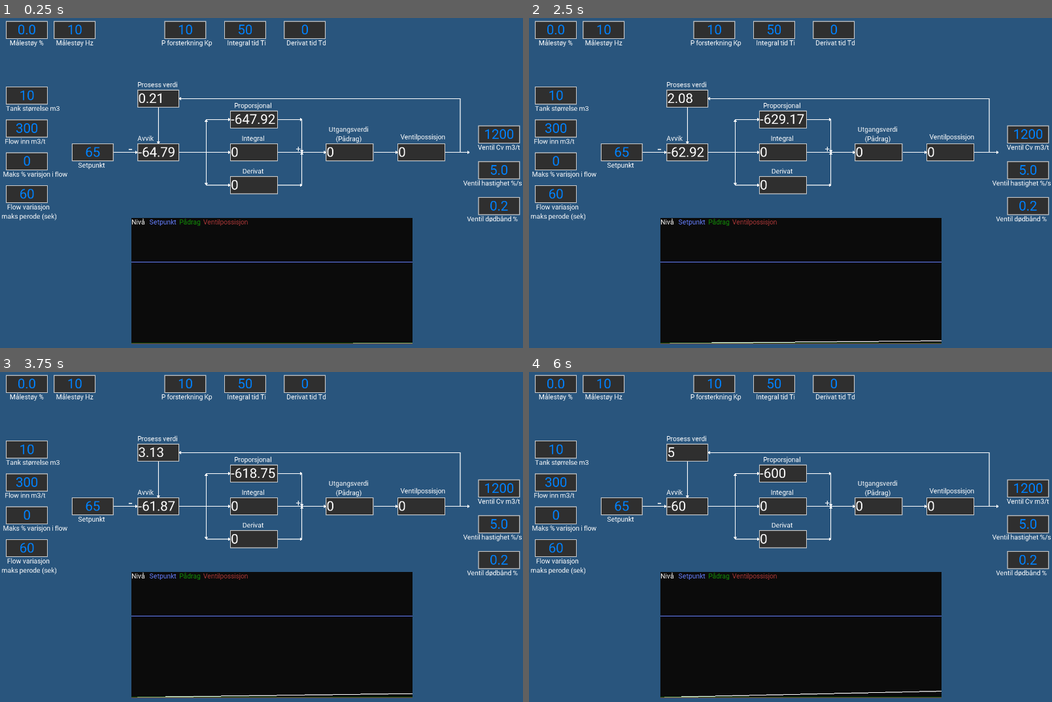
Above: before the commit, frames 1-4 (two rows, left to right).
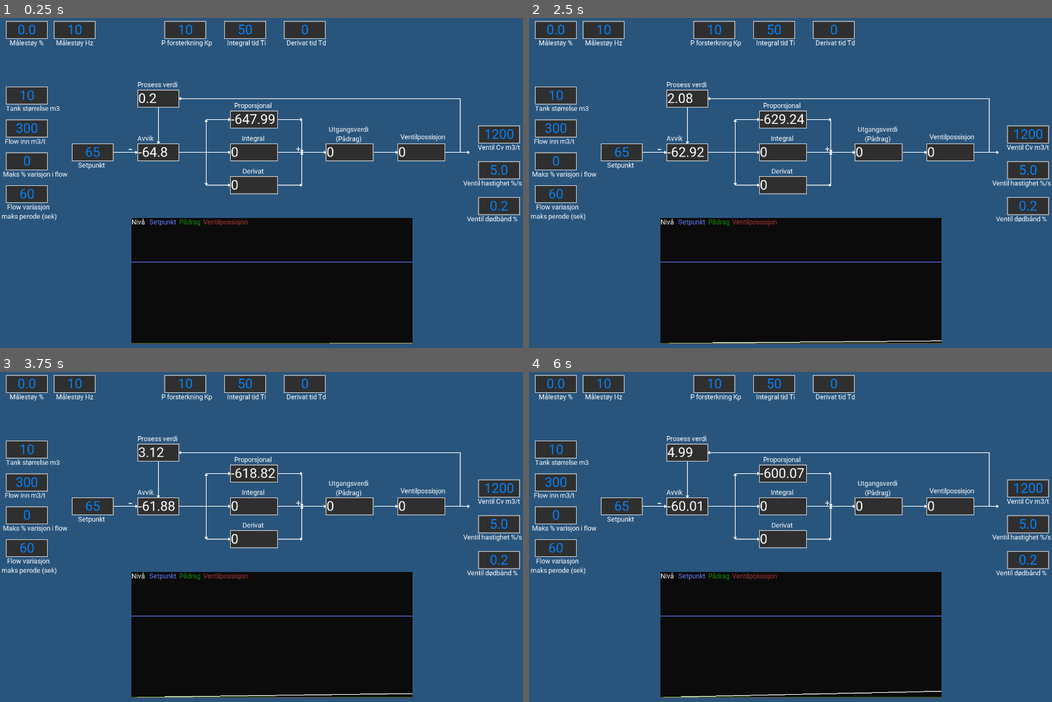
Above: after the commit, the same moments.

Repository: Keroflux/PIDsimulator
Game: Godot game, scene res://PIDsim.tscn
Same seed, same stepped clock (60 frames per second), same inputs: the game is played once before the commit and once after it.
Inputs:
- Up to frame 1 (0.25 s): no input
- Up to frame 2 (2.5 s): no input
- Up to frame 3 (3.75 s): no input
- Up to frame 4 (6 s): no input

The runs differ from the first frame. In frame 1, less than 0.1% of the frame differs, in the area x 30-68%, y 22-99%; in frame 2, less than 0.1%; in frame 3, less than 0.1%; in frame 4, 0.2%, in the area x 25-79%, y 22-99%.

Commit message:
Tatt i bruk tween for flow variasjon

Diff:
--- a/PIDsim.gd
+++ b/PIDsim.gd
@@ -8,10 +8,11 @@
 var level_noise: float = 0.0
 var current_noise: float = 0.0
 var noise_hz: int = 10
-var flow_variation: float = 10.0
+var flow_variation: float = 0.0
+var old_flow_variation = 0.0
 var flow_var: float = 0.0
 var flow_var_max: float = 0.0
-var flow_var_time: float = 1.0
+var flow_var_time: float = 0.0
 var flow_var_max_time: float = 60.0
 var time: float = 0.0
 var random: bool = false
@@ -19,7 +20,9 @@
 
 
 func _ready():
+	randomize()
 	prosessverdi = get_node("Blokkdiagram/ProsessVerdi")
+	random_flow()
 
 
 func _physics_process(delta):
@@ -27,20 +30,19 @@
 	if Engine.get_frames_drawn() % Engine.iterations_per_second / noise_hz == 0:
 		current_noise = rand_range(level_noise, -level_noise)
 
-	if flow_var_max > 0:
-		flow_var =  flow_variation * sin(time * flow_var_time)
-		if flow_var - abs(flow_var) == 0 and random:
-			flow_variation = rand_range(1, inflow * flow_var_max)
-			flow_var_time = rand_range(flow_var_max_time, 1)
-			time = 0
-			random = false
-		elif not flow_var - abs(flow_var) == 0 and not random:
-			random = true
-
+	print(flow_variation)
 	innhold += ((inflow + flow_var) * delta / 3600) - (outflow * delta / 3600)
 	level = (innhold / volum * 100) + current_noise
 	prosessverdi.prosess_verdi = level
 
+
+func random_flow():
+	old_flow_variation = flow_variation
+	flow_var_time = rand_range(0, flow_var_max_time)
+	flow_variation = rand_range(-inflow * flow_var_max, inflow * flow_var_max)
+	if flow_var_max > 0:
+		$Tween.interpolate_property(self, "flow_var", old_flow_variation, flow_variation, flow_var_time,Tween.TRANS_SINE, Tween.EASE_IN_OUT)
+		$Tween.start()
 
 
 func _on_InnFlow_text_entered(new_text):
@@ -62,7 +64,16 @@
 func _on_FlowVariasjon_text_entered(new_text):
 	flow_var_max = float(new_text) / float(100.0)
 	flow_var = 0.0
+	flow_variation = 0.0
+	$Tween.stop_all()
+	if flow_var_max > 0:
+		random_flow()
 
 
 func _on_FlowVariasjonTid_text_entered(new_text):
-	flow_var_max_time = 1.0 / float(new_text)
+	flow_var_max_time = float(new_text)
+	random_flow()
+
+
+func _on_Tween_tween_all_completed():
+	random_flow()
--- a/PIDsim.tscn
+++ b/PIDsim.tscn
@@ -701,6 +701,8 @@
 custom_fonts/font = SubResource( 4 )
 text = "Ventilpossisjon"
 valign = 1
+
+[node name="Tween" type="Tween" parent="."]
 
 [connection signal="text_entered" from="Blokkdiagram/Setpunkt" to="Blokkdiagram/Setpunkt" method="_on_Setpunkt_text_entered"]
 [connection signal="text_entered" from="Kp" to="Blokkdiagram/Proporsjonal" method="_on_Kp_text_entered"]
@@ -718,3 +720,4 @@
 [connection signal="text_entered" from="Målestøy" to="." method="_on_Mlesty_text_entered"]
 [connection signal="text_entered" from="MålestøyHZ" to="." method="_on_MlestyHZ_text_entered"]
 [connection signal="timeout" from="Trend/Timer" to="Trend" method="_on_Timer_timeout"]
+[connection signal="tween_all_completed" from="Tween" to="." method="_on_Tween_tween_all_completed"]
--- a/project.godot
+++ b/project.godot
@@ -22,6 +22,7 @@
 
 [physics]
 
+common/physics_fps=120
 common/enable_pause_aware_picking=true
 
 [rendering]
